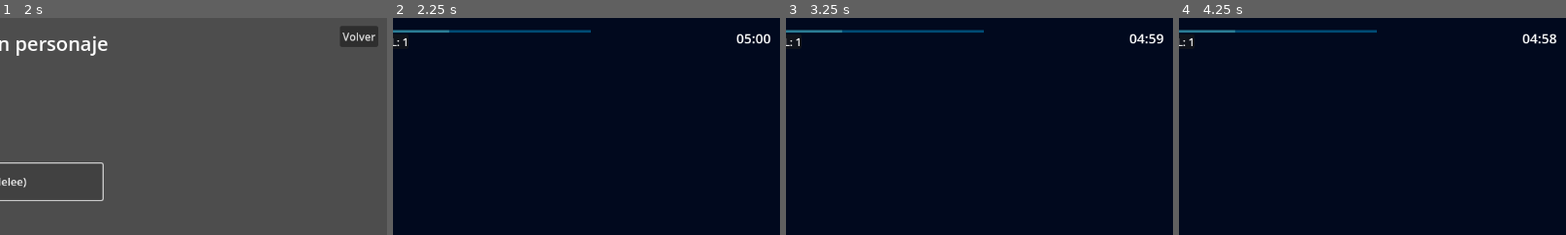
Above: before the commit, frames 1-4 (left to right).
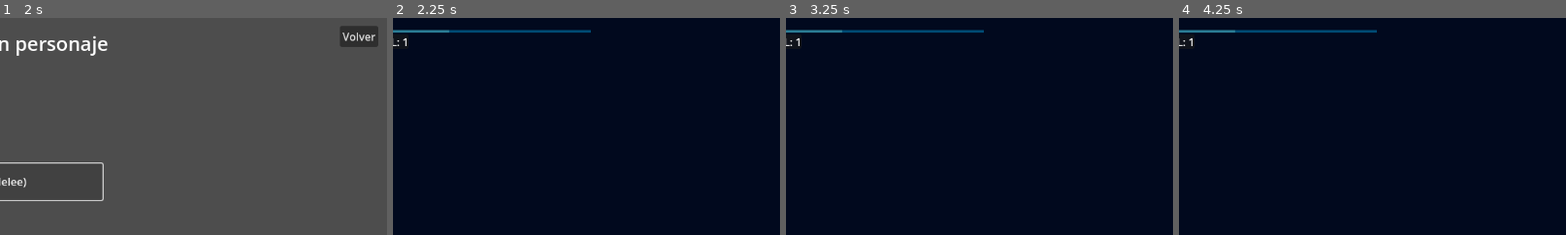
Above: after the commit, the same moments.

Repository: bkerz/VoidShips
Game: Godot game, scene res://Scenes/GUI_UI/MainUI/mainMenu.tscn
Two runs of this game, one before a commit and one after it. Both use one fixed random seed, a clock stepped at 60 frames per second and the inputs below. The engine's default icon, where the game draws it, is replaced by a stand-in: a white triangle on a blue panel in a dark square.
Inputs (mouse positions are % of the whole screen's width and height, from its top left):
- Up to frame 1 (2 s): click "Jugar" at 0.5 s; click "Max (Melee)" at 1.25 s
- Up to frame 2 (2.25 s): click "Ir al Mundo" at 2 s
- Up to frame 3 (3.25 s): click (41, 96) at 2.75 s
- Up to frame 4 (4.25 s): click (49, 96) at 3.5 s
The pictures show only the part of the screen within x 50-100%, y 0-50%; the shares and areas given below are measured in that part.

Frame 1 is identical in both runs. In frame 2, 0.3% of the frame differs, in the area x 88-98%, y 7-13%; in frame 3, 0.3%; in frame 4, 0.3%.
Error before the commit: Parse Error: Expected end of statement after expression, found "Identifier" instead. (res://Scenes/World/FirstWorld/Scripts/first_worldScript.gd:22)

Commit message:
Correcion de codigo en script

Diff:
--- a/Scenes/World/FirstWorld/Scripts/first_worldScript.gd
+++ b/Scenes/World/FirstWorld/Scripts/first_worldScript.gd
@@ -19,4 +19,4 @@
 
 
 func _on_timer_timeout():
-	get_tree().change_scene_to_file("res://Scenes/GUI_UI/MainUI/mainMenu.tscn")w
+	get_tree().change_scene_to_file("res://Scenes/GUI_UI/MainUI/mainMenu.tscn")
--- a/Scenes/World/FirstWorld/first_world.tscn
+++ b/Scenes/World/FirstWorld/first_world.tscn
@@ -6,7 +6,6 @@
 [ext_resource type="PackedScene" uid="uid://cturklof8iwho" path="res://Scenes/Enemies/MineEnemy/enemyShipMine.tscn" id="4_18rdi"]
 [ext_resource type="PackedScene" uid="uid://d1hi1ajleb7a4" path="res://Scenes/Enemies/Snake/EnemySnake.tscn" id="5_aeile"]
 [ext_resource type="PackedScene" uid="uid://cfj2cpyebf7ag" path="res://Scenes/EnemySpawner/enemy_spawner.tscn" id="6_7vjqr"]
-[ext_resource type="PackedScene" uid="uid://35elmfbphbhu" path="res://Scenes/GUI_UI/EndGameTimer/end_game_timer.tscn" id="7_gilvl"]
 
 [sub_resource type="Theme" id="Theme_8umrj"]
 
@@ -164,10 +163,5 @@
 position = Vector2(20, 1.5)
 shape = SubResource("RectangleShape2D_ea67h")
 
-[node name="Timer" parent="." instance=ExtResource("7_gilvl")]
-position = Vector2(1087, 16)
-minutes_time = 5
-
 [connection signal="button_down" from="MenuGUI/Seguir" to="MenuGUI" method="_on_seguir_button_down"]
 [connection signal="button_down" from="MenuGUI/Salir" to="MenuGUI" method="_on_salir_button_down"]
-[connection signal="timeout" from="Timer" to="." method="_on_timer_timeout"]
Not shown: 1 places in Scenes/World/FirstWorld/first_world.tscn that only renumber resources
